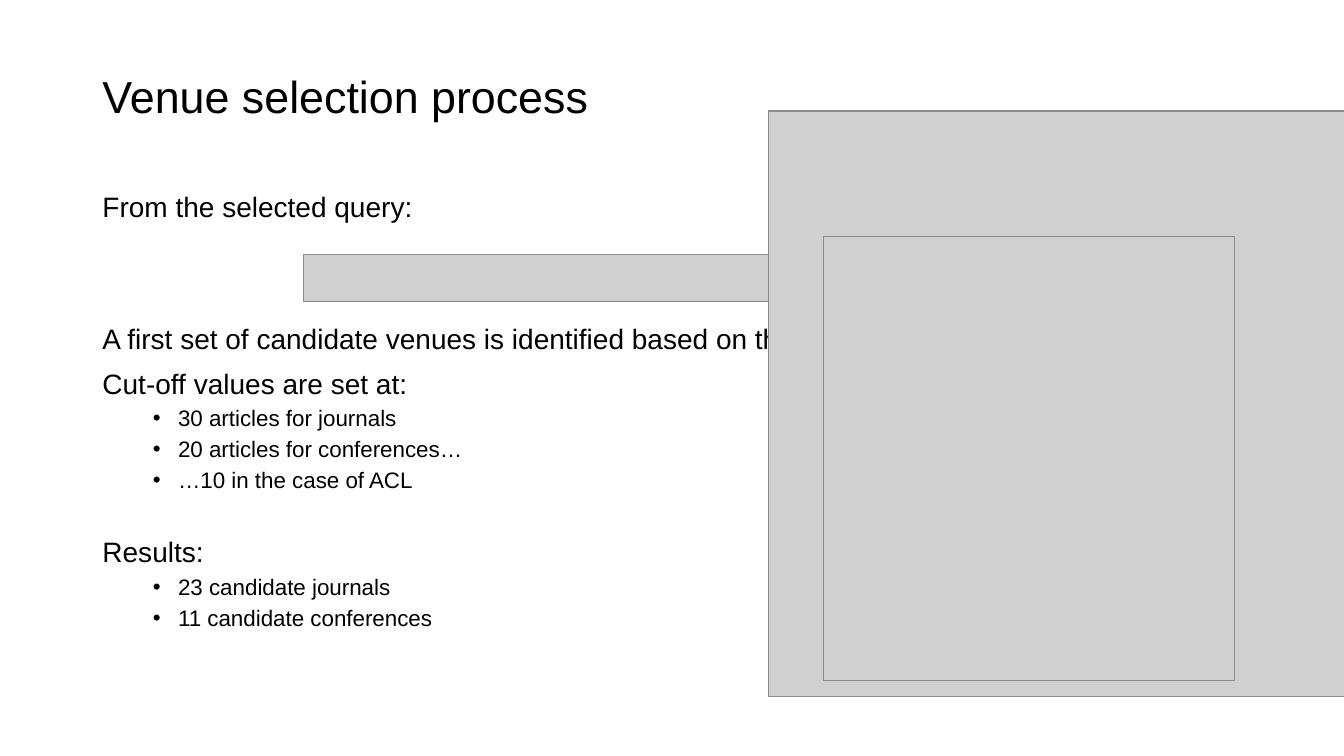
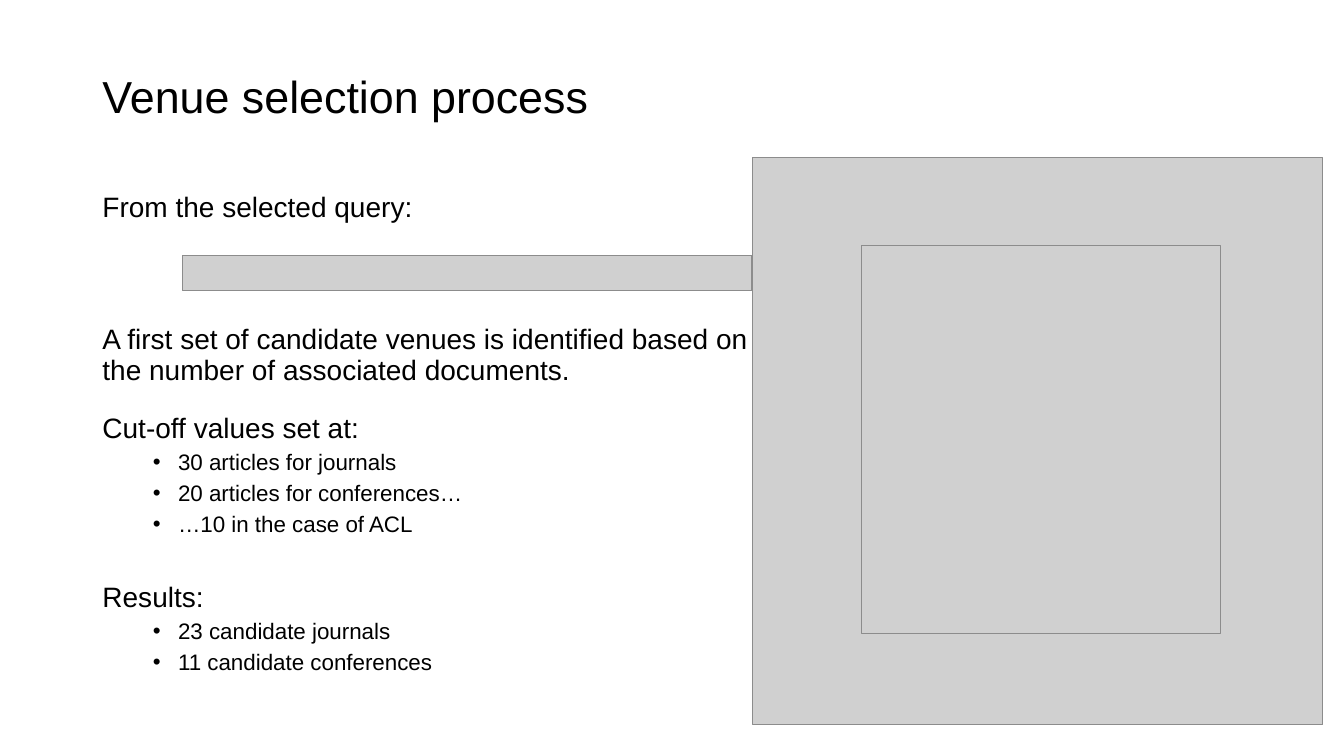
Before and after one commit to iberius96/Msc_Thesis, a slide deck: slide 5 of Backups/Presentation_Samuele_Ceol.pptx. Drawn at 1344x756 pixels with LibreOffice and Linux fonts; fonts in the diff are those of the drawing; grey boxes stand for pictures. Boxes give left, top, right and bottom in pixels: in the first picture for what was removed or moved away, otherwise in the second. Text is boxed around its words. In the diff, an @@ line names an element or a change of style, - is before the commit and + after.

```diff
--- a/Backups/Presentation_Samuele_Ceol.pptx
+++ b/Backups/Presentation_Samuele_Ceol.pptx
@@ picture: place and size @@
-picture at bbox=[769, 111, 1344, 697]
+picture at bbox=[753, 157, 1324, 725]
@@ picture: place and size @@
-picture at bbox=[303, 254, 1075, 301]
+picture at bbox=[182, 256, 752, 291]
@@ picture: place and size @@
-picture at bbox=[824, 236, 1235, 681]
+picture at bbox=[862, 246, 1221, 634]
@@ text at bbox=[102, 328, 747, 381]: more space between paragraphs @@
@@ text at bbox=[102, 417, 359, 439]: text changed @@
-Cut-off values are set at:
+Cut-off values set at:
```
Also in this commit, not shown: 7 other slides changed, 8 slides added, 2 slides removed, 1 other file.
